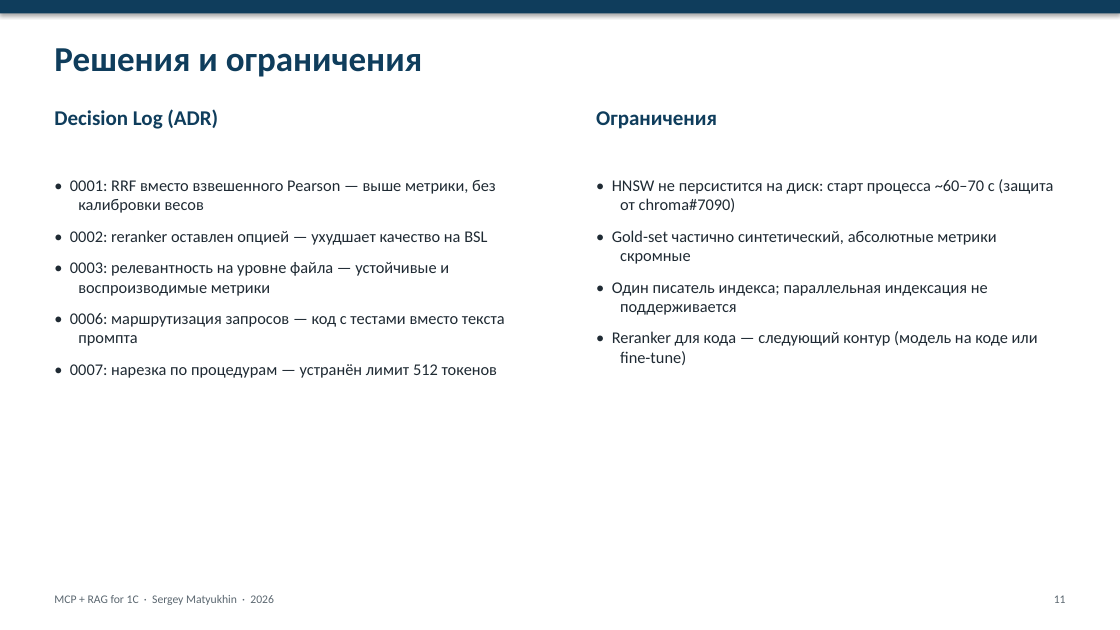
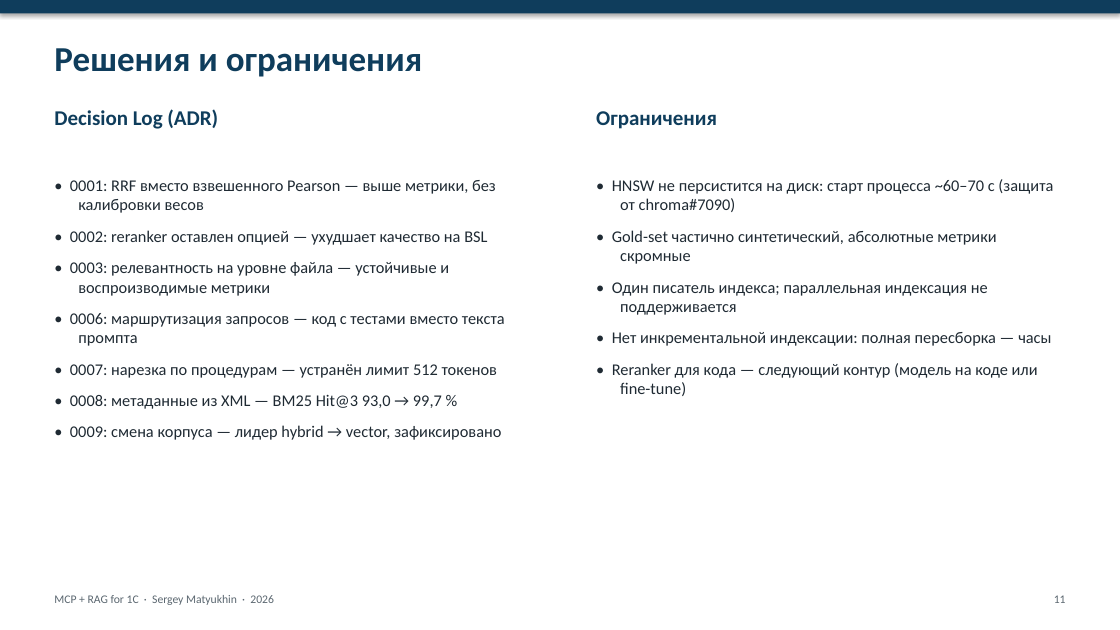
Before and after one commit to Smaturus/1c-mcp-rag-search, a slide deck: slide 11 of docs/presentation/1c-mcp-rag-search-slides.pptx. Drawn at 1120x630 pixels with LibreOffice and Linux fonts; fonts in the diff are those of the drawing. Boxes give left, top, right and bottom in pixels: in the first picture for what was removed or moved away, otherwise in the second. Text is boxed around its words. In the diff, an @@ line names an element or a change of style, - is before the commit and + after.

Commit message:
docs(presentation): refresh deck with the current corpus results
Numbers now reflect the rebuilt corpus and the measured shift: 179 586 chunks, vector nDCG@10 0.339 +/- 0.023, hybrid 0.301 +/- 0.017, reranker 0.117; routing 68 cases + 20-case blind set; metadata BM25 99.7%. Adds ADR 0008/0009 to the decision slide and updates the roadmap.

```diff
--- a/docs/presentation/1c-mcp-rag-search-slides.pptx
+++ b/docs/presentation/1c-mcp-rag-search-slides.pptx
@@ text at [612,332,1051,346]: paragraph added @@
+• Нет инкрементальной индексации: полная пересборка — часы
@@ text at [70,395,501,440]: paragraphs added @@
+• 0008: метаданные из XML — BM25 Hit@3 93,0 → 99,7 %
+• 0009: смена корпуса — лидер hybrid → vector, зафиксировано
```
Also in this commit, not shown: 9 other slides changed, 1 other file.
